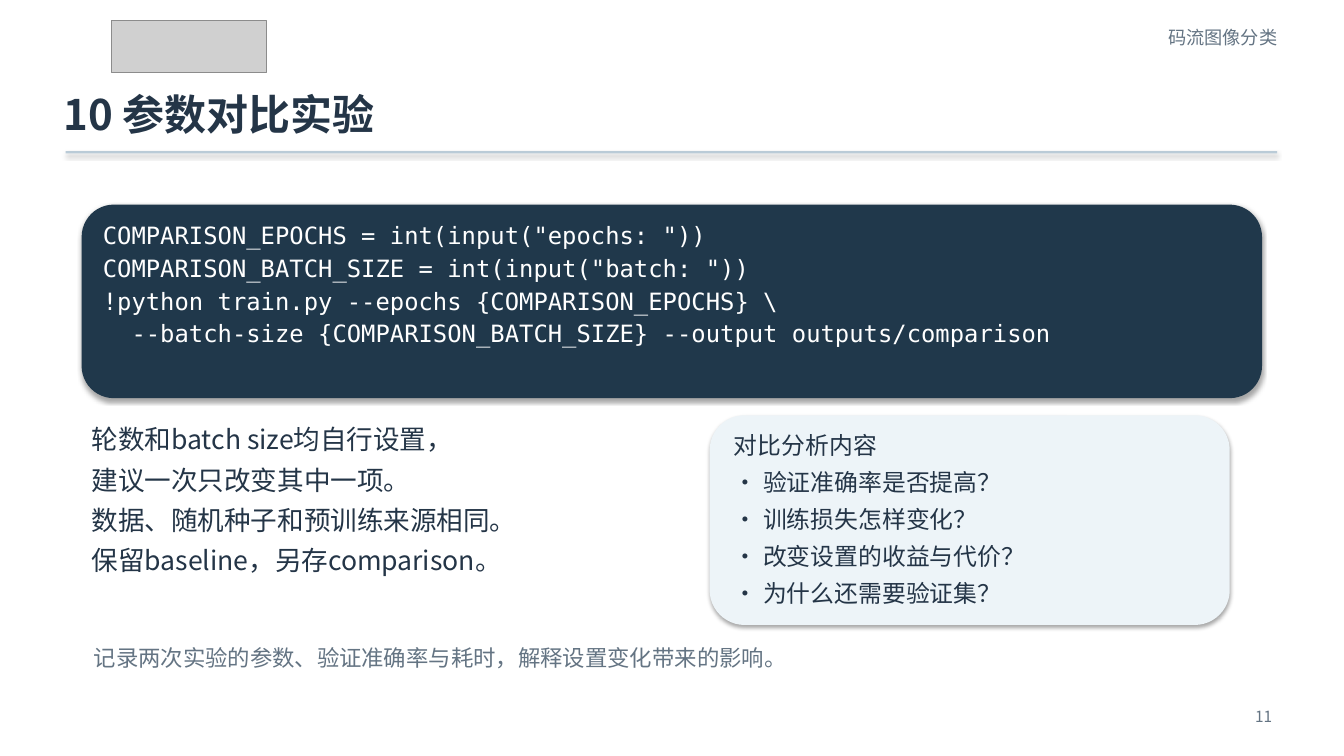
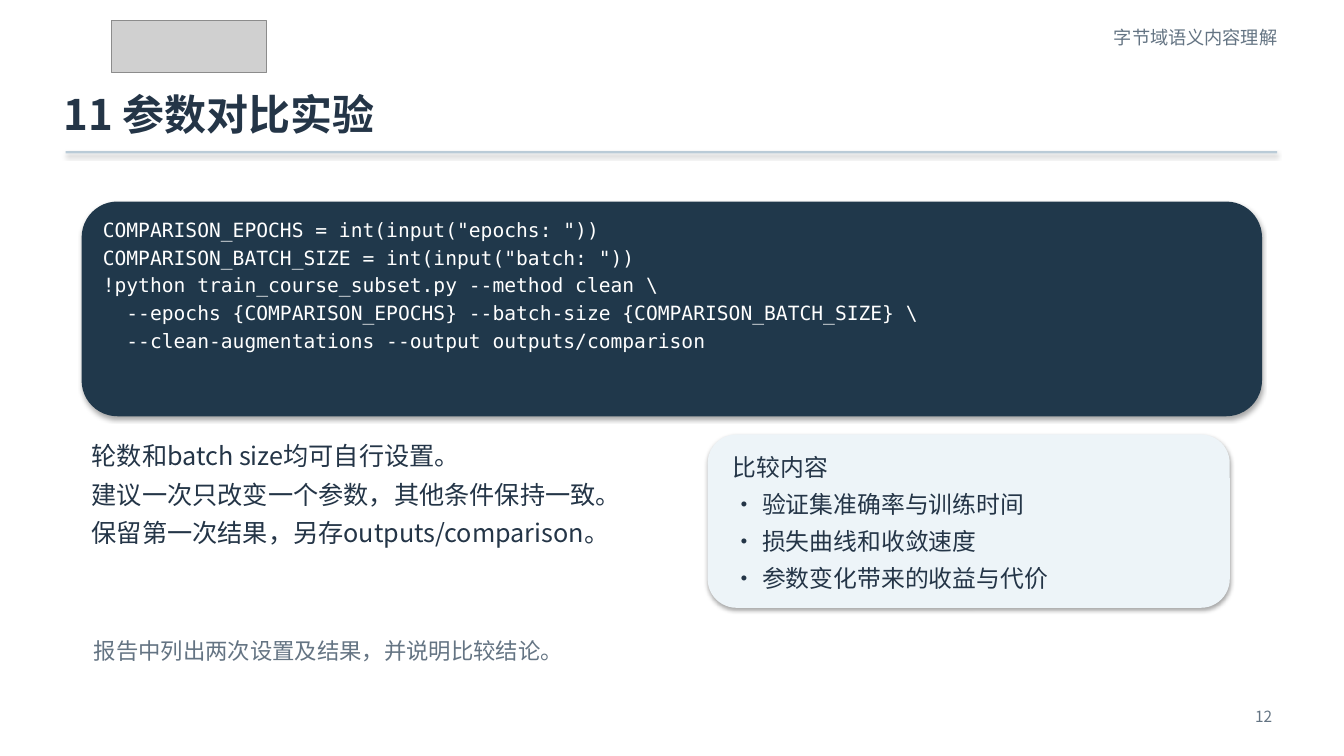
Before and after one commit to Franklin-L/byteformer-mnist-course, a slide deck: slide 12 of docs/ByteFormer_MNIST_零基础实验课.pptx (slide 11 before the commit). Drawn at 1344x756 pixels with LibreOffice and Linux fonts; fonts in the diff are those of the drawing; grey boxes stand for pictures. Boxes give left, top, right and bottom in pixels: in the first picture for what was removed or moved away, otherwise in the second. Text is boxed around its words. In the diff, an @@ line names an element or a change of style, - is before the commit and + after.

Commit message:
Revise course deck and corrupted-stream bonus task

```diff
--- a/docs/ByteFormer_MNIST_零基础实验课.pptx
+++ b/docs/ByteFormer_MNIST_零基础实验课.pptx
@@ text at (1114, 28, 1277, 46): text changed @@
-码流图像分类
+字节域语义内容理解
@@ text at (63, 94, 375, 134): text changed @@
-10 参数对比实验
+11 参数对比实验
@@ rounded rectangle: place and size @@
-rounded rectangle at (82, 205, 1262, 398)
+rounded rectangle at (82, 202, 1262, 416)
@@ text at (103, 222, 587, 270): size 17 to 14 pt in "COMPARISON_EPOCHS = int(input("epochs: "))", "COMPARISON_BATCH_SIZE = int(input("batch: "))" @@
@@ text at (103, 277, 894, 353): text changed; size 17 to 14 pt @@
-!python train.py --epochs {COMPARISON_EPOCHS} \
---batch-size {COMPARISON_BATCH_SIZE} --output outputs/comparison
+!python train_course_subset.py --method clean \
+--epochs {COMPARISON_EPOCHS} --batch-size {COMPARISON_BATCH_SIZE} \
+--clean-augmentations --output outputs/comparison
@@ text at (92, 443, 621, 548): text changed; size 19 to 18 pt @@
-轮数和batch size均自行设置，
-建议一次只改变其中一项。
-数据、随机种子和预训练来源相同。
-保留baseline，另存comparison。
+轮数和batch size均可自行设置。
+建议一次只改变一个参数，其他条件保持一致。
+保留第一次结果，另存outputs/comparison。
@@ rounded rectangle: place and size @@
-rounded rectangle at (710, 415, 1230, 625)
+rounded rectangle at (708, 435, 1230, 608)
@@ text at (733, 456, 1048, 589): text changed @@
-对比分析内容
-· 验证准确率是否提高？
-· 训练损失怎样变化？
-· 改变设置的收益与代价？
-· 为什么还需要验证集？
+比较内容
+· 验证集准确率与训练时间
+· 损失曲线和收敛速度
+· 参数变化带来的收益与代价
@@ text at (94, 640, 563, 661): text changed @@
-记录两次实验的参数、验证准确率与耗时，解释设置变化带来的影响。
+报告中列出两次设置及结果，并说明比较结论。
@@ text at (1255, 710, 1272, 722): text changed @@
-11
+12
```
Also in this commit, not shown: 6 other slides changed, 9 slides added, 9 slides removed, 9 other files.
